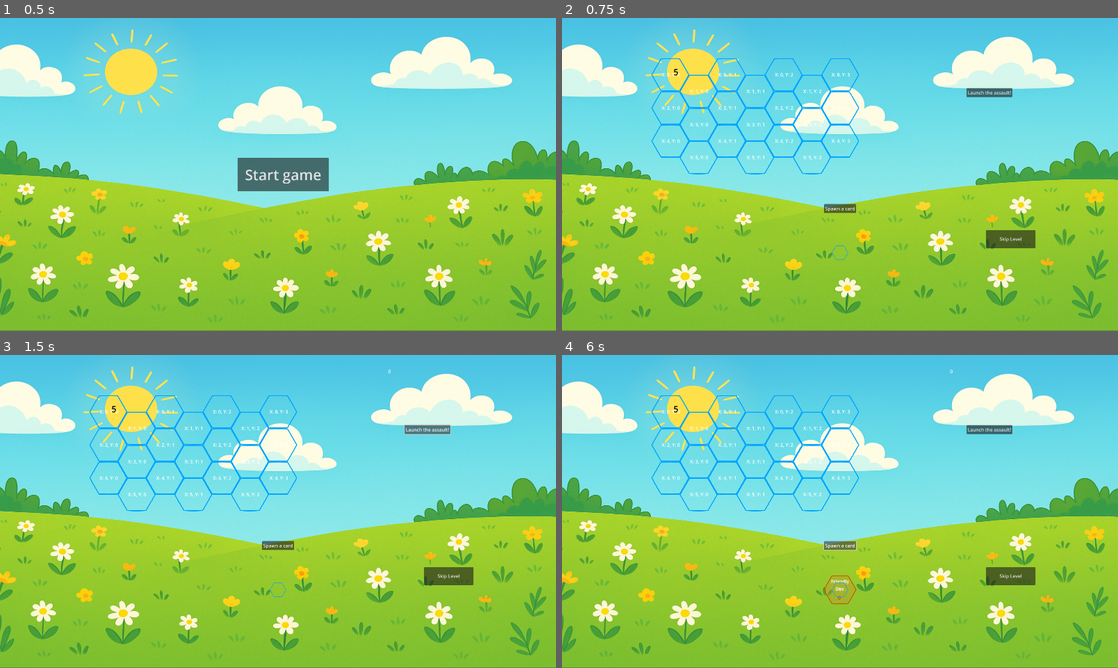
Above: before the commit, frames 1-4 (two rows, left to right).
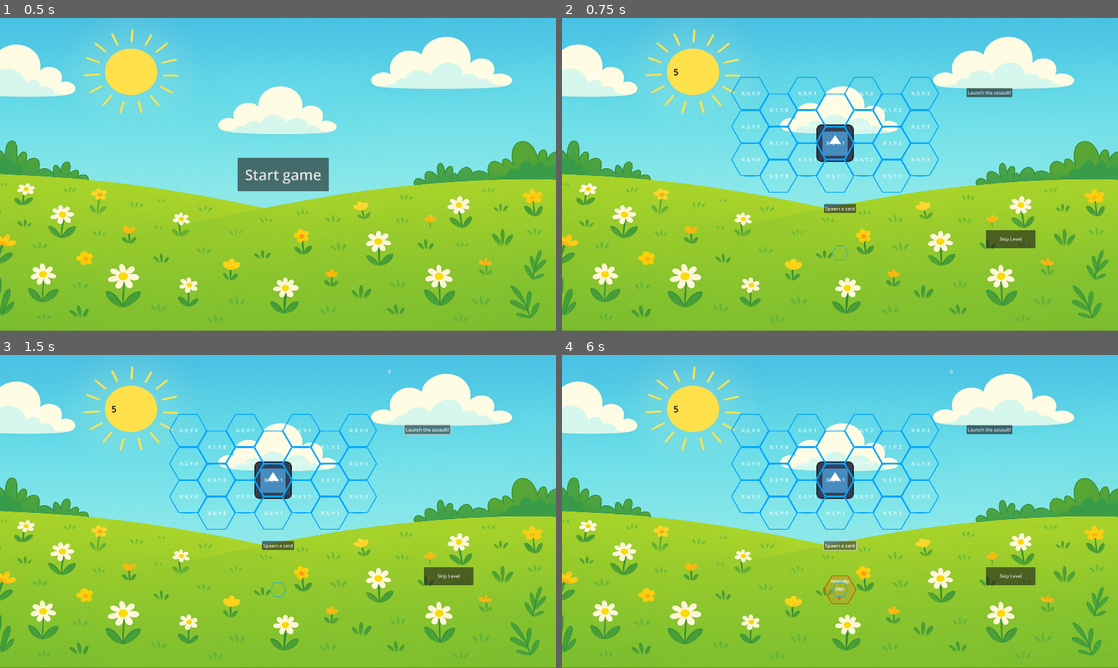
Above: after the commit, the same moments.

Repository: tysia2512/buzzco
Game: Godot game, scene res://scenes/main.tscn
Two runs of this game, one before a commit and one after it. Both use one fixed random seed, a clock stepped at 60 frames per second and the inputs below. The engine's default icon, where the game draws it, is replaced by a stand-in: a white triangle on a blue panel in a dark square.
Inputs:
- Up to frame 1 (0.5 s): no input
- Up to frame 2 (0.75 s): click "Start game" at 0.5 s
- Up to frame 3 (1.5 s): click "Launch the assault!" at 1.25 s
- Up to frame 4 (6 s): click "Launch the assault!" at 2 s; click "Skip Level" at 2.75 s; click "Start level 2" at 3.5 s; click "Skip Level" at 4.25 s; click "Start level 3" at 5 s; click "Spawn a card" at 5.75 s

Frame 1 is identical in both runs. In frame 2, 3.6% of the frame differs, in the area x 5-68%, y 12-56%; in frame 3, 3.6%; in frame 4, 3.6%.

Commit message:
Create enemy entity, center the grid

Diff:
--- a/project.godot
+++ b/project.godot
@@ -17,7 +17,8 @@
 
 [autoload]
 
-PollenManager="*res://scenes/pollen_manager.gd"
+PollenManager="*res://scripts/global/pollen_manager.gd"
+GameState="*res://scripts/global/game_state.gd"
 
 [display]
 
--- a/scenes/effect.tscn
+++ b/scenes/effect.tscn
@@ -1,6 +1,6 @@
 [gd_scene load_steps=2 format=3 uid="uid://cs006rcd2ix5q"]
 
-[ext_resource type="Script" uid="uid://dthj5qh78gk6y" path="res://effect.gd" id="1_75f6q"]
+[ext_resource type="Script" uid="uid://dthj5qh78gk6y" path="res://scripts/effect.gd" id="1_75f6q"]
 
 [node name="Effect" type="Node2D"]
 script = ExtResource("1_75f6q")
--- a/scenes/enemy_manager.tscn
+++ b/scenes/enemy_manager.tscn
@@ -1,5 +1,10 @@
-[gd_scene format=3 uid="uid://cx2m6md070sfq"]
+[gd_scene load_steps=3 format=3 uid="uid://cx2m6md070sfq"]
+
+[ext_resource type="Script" uid="uid://cuxjy1mcnq7du" path="res://scripts/enemy_manager.gd" id="1_sqyd6"]
+[ext_resource type="Script" uid="uid://brlnuo6orbwki" path="res://scenes/enemy_spawn_point.gd" id="2_i6mmg"]
 
 [node name="EnemyManager" type="Node2D"]
+script = ExtResource("1_sqyd6")
 
 [node name="EnemySpawnPoint" type="Node2D" parent="."]
+script = ExtResource("2_i6mmg")
--- /dev/null
+++ b/scenes/enemy_spawn_point.gd
@@ -0,0 +1,7 @@
+class_name EnemySpawnPoint extends Node2D
+
+@onready var goon_hornet_enemy_scene: PackedScene = preload("res://scenes/goon_hornet_enemy.tscn")
+
+@export var goon_hornet_enemy_count: int = 2
+
+var _enemies: Array = []
--- /dev/null
+++ b/scenes/generic_enemy.tscn
@@ -0,0 +1,6 @@
+[gd_scene load_steps=2 format=3 uid="uid://dhq8ybaxgx175"]
+
+[ext_resource type="Script" uid="uid://ciox2q0tgbe5m" path="res://scripts/generic_enemy.gd" id="1_8fubi"]
+
+[node name="GenericEnemy" type="Node2D"]
+script = ExtResource("1_8fubi")
--- /dev/null
+++ b/scenes/goon_hornet_enemy.tscn
@@ -0,0 +1,9 @@
+[gd_scene load_steps=3 format=3 uid="uid://b3o2u2d3uxip0"]
+
+[ext_resource type="Script" uid="uid://cqy362lnjey5l" path="res://scripts/goon_hornet_enemy.gd" id="1_7qwat"]
+[ext_resource type="PackedScene" uid="uid://dhq8ybaxgx175" path="res://scenes/generic_enemy.tscn" id="2_amm3c"]
+
+[node name="GoonHornetEnemy" type="Node2D"]
+script = ExtResource("1_7qwat")
+
+[node name="GenericEnemy" parent="." instance=ExtResource("2_amm3c")]
--- a/scenes/grid.tscn
+++ b/scenes/grid.tscn
@@ -1,8 +1,12 @@
-[gd_scene load_steps=2 format=3 uid="uid://q1bx0oxeisoc"]
+[gd_scene load_steps=3 format=3 uid="uid://q1bx0oxeisoc"]
 
-[ext_resource type="Script" uid="uid://543aa5isbaf6" path="res://grid.gd" id="1_t5fjg"]
+[ext_resource type="Script" uid="uid://543aa5isbaf6" path="res://scripts/grid.gd" id="1_t5fjg"]
+[ext_resource type="Texture2D" uid="uid://dgkmwot3kudav" path="res://icon.svg" id="2_w88cy"]
 
 [node name="Grid" type="Node2D"]
 script = ExtResource("1_t5fjg")
 
 [node name="Cards" type="Node2D" parent="."]
+
+[node name="Sprite2D" type="Sprite2D" parent="."]
+texture = ExtResource("2_w88cy")
--- /dev/null
+++ b/scenes/health_label.gd
@@ -0,0 +1,4 @@
+extends Label
+
+func _process(delta: float):
+	text = str(GameState.player_health)
--- a/scenes/level_play.tscn
+++ b/scenes/level_play.tscn
@@ -1,15 +1,16 @@
-[gd_scene load_steps=11 format=3 uid="uid://b0t0ehhi430ol"]
+[gd_scene load_steps=12 format=3 uid="uid://b0t0ehhi430ol"]
 
-[ext_resource type="Script" uid="uid://o4fo1k5fxst8" path="res://scenes/level_play.gd" id="1_1uwbi"]
-[ext_resource type="Script" uid="uid://dupf0687sotgl" path="res://scenes/pollen_count.gd" id="1_2jmw1"]
+[ext_resource type="Script" uid="uid://o4fo1k5fxst8" path="res://scripts/level_play.gd" id="1_1uwbi"]
+[ext_resource type="Script" uid="uid://dupf0687sotgl" path="res://scripts/pollen_count.gd" id="1_2jmw1"]
 [ext_resource type="Script" uid="uid://da7y0ixwnlfln" path="res://scripts/point_counter.gd" id="2_1uwbi"]
-[ext_resource type="Script" uid="uid://l7i47vjsqppp" path="res://scenes/launch_attack_button.gd" id="3_obdjb"]
+[ext_resource type="Script" uid="uid://l7i47vjsqppp" path="res://scripts/launch_attack_button.gd" id="3_obdjb"]
 [ext_resource type="Script" uid="uid://btxvhv1dwgx66" path="res://scripts/card_movement_manager.gd" id="4_5espj"]
 [ext_resource type="PackedScene" uid="uid://qm813tqd45mo" path="res://scenes/deck_n_hand.tscn" id="5_1n5cl"]
 [ext_resource type="PackedScene" uid="uid://q1bx0oxeisoc" path="res://scenes/grid.tscn" id="6_rvuek"]
 [ext_resource type="PackedScene" uid="uid://ckpptl2jqbff3" path="res://scenes/basic_bee_card.tscn" id="7_wvadp"]
 [ext_resource type="PackedScene" uid="uid://cnbumly8wd46w" path="res://scenes/friendly_bee_card.tscn" id="8_x5h4f"]
 [ext_resource type="PackedScene" uid="uid://cx2m6md070sfq" path="res://scenes/enemy_manager.tscn" id="9_nk028"]
+[ext_resource type="Script" uid="uid://becgmjewancgc" path="res://scenes/health_label.gd" id="11_obdjb"]
 
 [node name="LevelPlay" type="Node2D"]
 script = ExtResource("1_1uwbi")
@@ -50,10 +51,10 @@
 script = ExtResource("4_5espj")
 
 [node name="DeckNHand" parent="CardMovementManager" instance=ExtResource("5_1n5cl")]
-position = Vector2(726, 701)
+position = Vector2(948, 818)
 
 [node name="Grid" parent="CardMovementManager" instance=ExtResource("6_rvuek")]
-position = Vector2(187, 98)
+position = Vector2(943, 432)
 
 [node name="CardPresets" type="Node2D" parent="."]
 visible = false
@@ -65,6 +66,7 @@
 [node name="AnimationManager" type="Node2D" parent="."]
 
 [node name="EnemyManager" parent="." instance=ExtResource("9_nk028")]
+position = Vector2(518, 47)
 
 [node name="CheatButton" type="Button" parent="."]
 offset_left = 1464.0
@@ -73,5 +75,13 @@
 offset_bottom = 794.0
 text = "Skip Level"
 
+[node name="HealthLabel" type="Label" parent="."]
+offset_left = 97.0
+offset_top = 180.0
+offset_right = 240.0
+offset_bottom = 264.0
+theme_override_font_sizes/font_size = 30
+script = ExtResource("11_obdjb")
+
 [connection signal="pressed" from="LaunchAttackButton" to="PointCounter" method="_on_launch_attack_button_pressed"]
 [connection signal="pressed" from="CheatButton" to="." method="_on_cheat_button_pressed"]
--- a/scenes/main.tscn
+++ b/scenes/main.tscn
@@ -1,8 +1,8 @@
 [gd_scene load_steps=6 format=3 uid="uid://rgnja06btpb7"]
 
-[ext_resource type="Script" uid="uid://bumb3b6pr0scy" path="res://scenes/main.gd" id="1_85g3d"]
+[ext_resource type="Script" uid="uid://bumb3b6pr0scy" path="res://scripts/main.gd" id="1_85g3d"]
 [ext_resource type="Texture2D" uid="uid://dp46lamxqdnjy" path="res://assets/ChatGPT Image Jun 24, 2025, 08_01_31 PM.png" id="1_o6xl0"]
-[ext_resource type="Script" uid="uid://duw82m1t6ewrt" path="res://scenes/game_loop.gd" id="3_jyhfs"]
+[ext_resource type="Script" uid="uid://duw82m1t6ewrt" path="res://scripts/game_loop.gd" id="3_jyhfs"]
 [ext_resource type="PackedScene" uid="uid://b0t0ehhi430ol" path="res://scenes/level_play.tscn" id="4_tbgi4"]
 [ext_resource type="Script" uid="uid://so73iwpeakdf" path="res://scripts/next_level_page.gd" id="5_tbgi4"]
 
--- a/scenes/pollen_manager.tscn
+++ b/scenes/pollen_manager.tscn
@@ -1,6 +1,6 @@
 [gd_scene load_steps=2 format=3 uid="uid://17yh1762x5qx"]
 
-[ext_resource type="Script" uid="uid://dooc8gf7qhax2" path="res://scenes/pollen_manager.gd" id="1_vy1wf"]
+[ext_resource type="Script" uid="uid://dooc8gf7qhax2" path="res://scripts/global/pollen_manager.gd" id="1_vy1wf"]
 
 [node name="PollenCounter" type="Node2D"]
 script = ExtResource("1_vy1wf")
--- /dev/null
+++ b/scripts/effect.gd
@@ -0,0 +1,17 @@
+class_name Effect extends Node2D
+
+@export var multiplier: int = 1
+
+var _from_card: TypedCard = null
+var _tile: GridTile = null
+
+func place(from_card: TypedCard, on_tile: GridTile) -> void:
+	_from_card = from_card
+	_tile = on_tile
+	_tile.add_effect(self)
+
+func remove() -> void:
+	_tile.remove_effect(self)
+
+func apply(total: int) -> int:
+	return total * multiplier
--- /dev/null
+++ b/scripts/enemy.gd
@@ -0,0 +1,3 @@
+class_name Enemy extends Node
+
+var enemy: GenericEnemy
--- /dev/null
+++ b/scripts/enemy_manager.gd
@@ -0,0 +1,3 @@
+class_name EnemyManager extends Node2D
+
+signal player_moved
--- /dev/null
+++ b/scripts/generic_enemy.gd
@@ -0,0 +1,36 @@
+class_name GenericEnemy extends Node2D
+
+signal deal_damage
+
+@export var health: int = 10
+@export var attack_points: int = 5
+
+var _attack_every_turns = null
+var _attack_chance = null
+
+var _turns_until_next_attack = null
+
+var rng = RandomNumberGenerator.new()
+
+func set_attack_every_turns(turns: int):
+	_attack_every_turns = turns
+	_turns_until_next_attack = _attack_every_turns
+	_attack_chance = null
+
+func set_attack_chance(chance: float) -> void:
+	_attack_chance = chance
+	_attack_every_turns = null
+
+func after_player_moved():
+	if _attack_every_turns != null:
+		_turns_until_next_attack -= 1
+		if _turns_until_next_attack == 0:
+			_turns_until_next_attack = _attack_every_turns
+			attack()
+	else:
+		var attacks_this_turn = rng.rand_weighted([_attack_chance, 1.0 - _attack_chance])
+		if attacks_this_turn == 0:
+			attack()
+
+func attack():
+	deal_damage.emit(attack_points)
--- a/scripts/game_state.gd
+++ b/scripts/global/game_state.gd
@@ -8,4 +8,4 @@
 
 var turn_stage: TurnStage = TurnStage.PLAYER_MOVE
 
-var player_health: int
+var player_health: int = 30
--- /dev/null
+++ b/scripts/goon_hornet_enemy.gd
@@ -0,0 +1,5 @@
+class_name GoonHornetEnemy extends Enemy
+
+func ready():
+	enemy = $GenericEnemy
+	enemy.set_attack_chance(0.3)
--- /dev/null
+++ b/scripts/grid.gd
@@ -0,0 +1,78 @@
+class_name Grid extends Node2D
+
+@onready var grid_tile = preload("res://scenes/grid_tile.tscn")
+@onready var cards_node: Node2D = $Cards
+
+const FLIPPED = false
+const ROWS = [4, 3, 4, 3, 4, 3]
+@onready var grid = []
+
+func _ready():
+	grid.resize(ROWS.size())
+	for i in range(0, ROWS.size()):
+		grid[i] = []
+		grid[i].resize(ROWS[i])
+
+	var tile = grid_tile.instantiate()
+	tile.visible = false
+	add_child(tile)
+	var h = tile.get_texture_size().y
+	var w = tile.get_texture_size().x
+	tile.queue_free()
+	var W = ROWS.max() * w + w/2
+	var H = (h * ROWS.size() + 1) / 2
+
+	for i in range(0, ROWS.size()):
+		for j in range(0, ROWS[i]):
+			_add_grid_tile(i, j, W / 2, H / 2)
+
+func _add_grid_tile(row: int, column: int, offset_x: float, offset_y: float):
+	var tile = grid_tile.instantiate()
+	tile.visible = false
+	add_child(tile)
+	var h = tile.get_texture_size().y
+	var w = tile.get_texture_size().x
+	print("height: ", h, " width: ", w)
+
+	var y = h * row / 2
+	var x = column * w * 3 / 2
+	if row % 2 == 1:
+		x += w * 3 / 4
+
+	tile.position.x = x - offset_x
+	tile.position.y = y - offset_y
+	grid[row][column] = tile
+	tile.set_grid_position(row, column)
+	tile.grid = self
+	tile.visible = true
+
+func place_card(card: TypedCard, grid_tile: GridTile) -> void:
+	card.reparent(cards_node)
+	card.card.set_on_the_board(grid_tile)
+
+	grid_tile.put_card(card)
+	card.position = grid_tile.position
+
+func get_points() -> int:
+	var points = 0
+	for row in grid:
+		for tile in row:
+			if tile.get_card() != null:
+				points += tile.get_card().card.get_attack_with_effects()
+	return points
+
+func clear_cards() -> void:
+	for row in grid:
+		for tile in row:
+			if tile.get_card() != null:
+				tile.remove_card()
+	var children = cards_node.get_children()
+	for child in children:
+		cards_node.remove_child(child)
+
+func get_tile(r: int, c: int) -> GridTile:
+	if r < 0 || r >= grid.size():
+		return null;
+	if c < 0 || c >= grid[r].size():
+		return null
+	return grid[r][c]
--- a/scenes/level_play.gd
+++ b/scripts/level_play.gd
@@ -1,6 +1,7 @@
 class_name LevelPlay extends Node2D
 
 signal level_cleared
+signal player_moved
 
 func prepare_level(level: int):
 	pass
Not shown, added: scenes/enemy_spawn_point.gd.uid
Not shown, added: scenes/health_label.gd.uid
Not shown, added: scripts/effect.gd.uid
Not shown, added: scripts/enemy.gd.uid
Not shown, added: scripts/enemy_manager.gd.uid
Renamed: scenes/game_loop.gd -> scripts/game_loop.gd
Renamed: scenes/game_loop.gd.uid -> scripts/game_loop.gd.uid
Not shown, added: scripts/generic_enemy.gd.uid
Renamed: scripts/game_state.gd.uid -> scripts/global/game_state.gd.uid
Renamed: scenes/pollen_manager.gd -> scripts/global/pollen_manager.gd
Renamed: scenes/pollen_manager.gd.uid -> scripts/global/pollen_manager.gd.uid
Not shown, added: scripts/goon_hornet_enemy.gd.uid
(and 8 more such lines)
